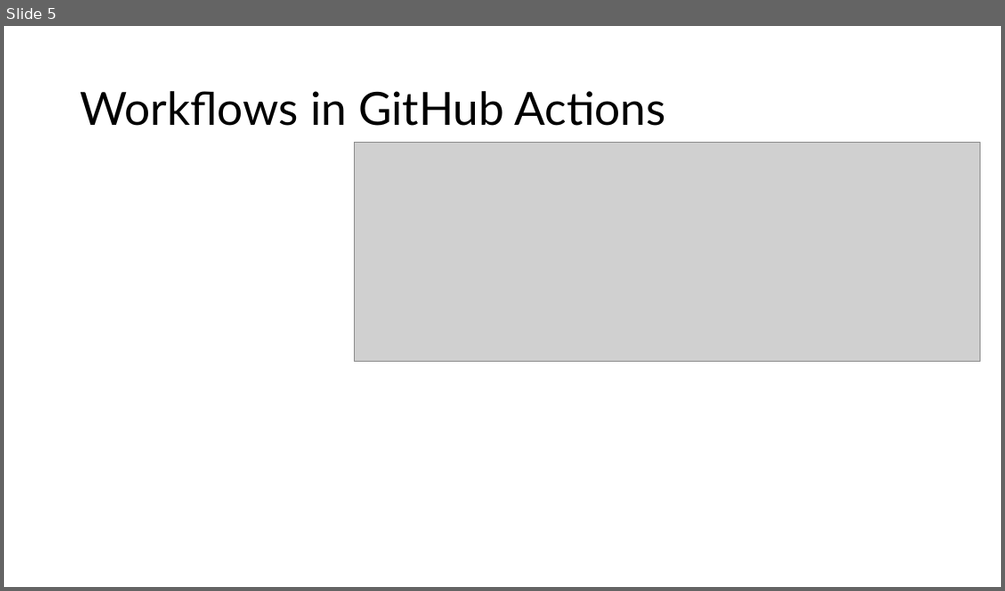
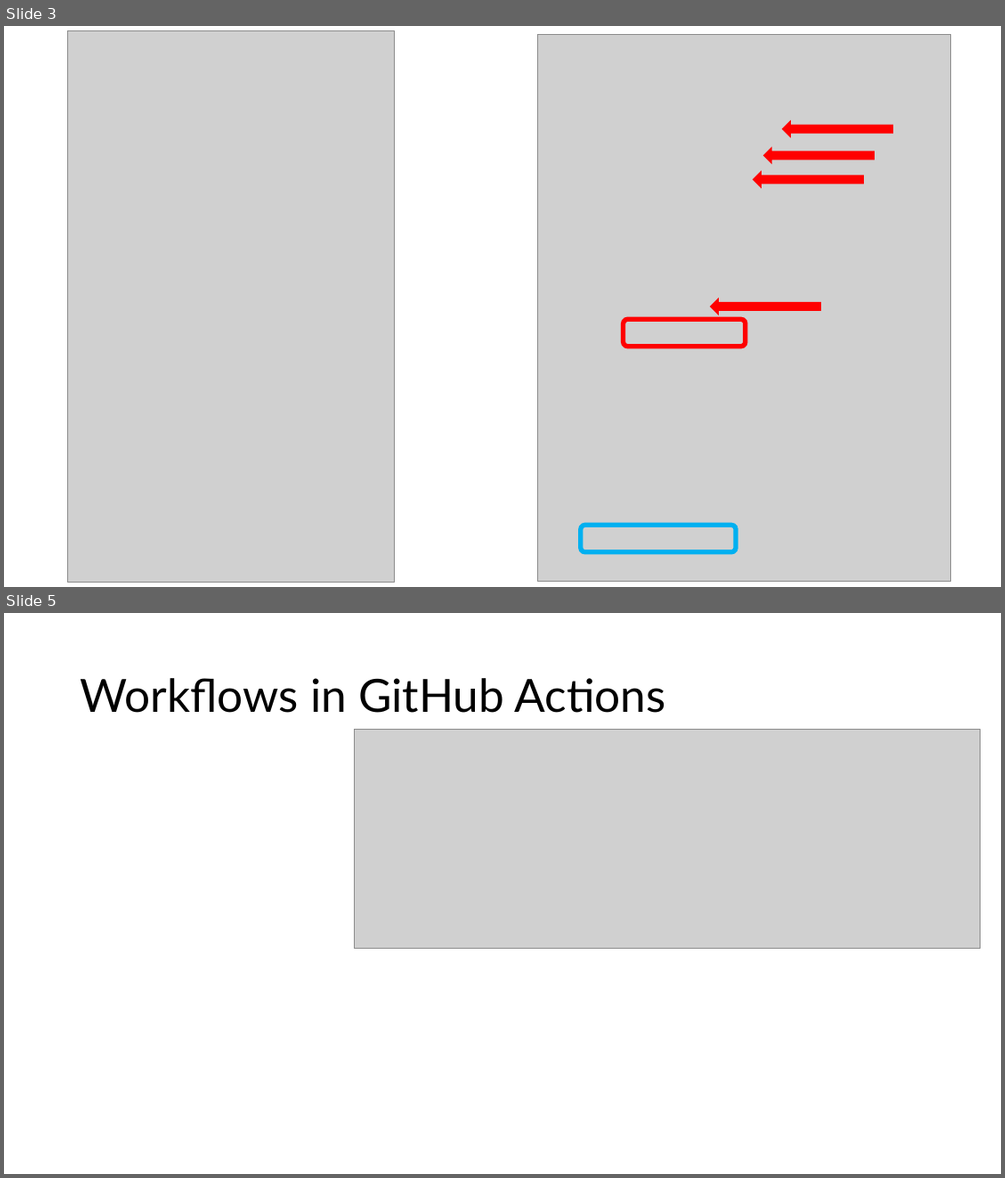
Before and after one commit to haberzdomi/CI-pipeline_project, a slide deck: Präsentation1.pptx. Shown one above the other, each under a label of ours: slide 5 before the commit, slides 3 and 5 after it; the slides between them are not shown. The pictures are 1005x591 and 1005x1178 pixels, drawn with LibreOffice and Linux fonts; fonts in the diff are those of the drawing; grey boxes stand for pictures. Boxes give left, top, right and bottom in pixels: in the first picture for what was removed or moved away, otherwise in the second. Text is boxed around its words. In the diff, an @@ line names an element or a change of style, - is before the commit and + after.

```diff
--- a/Präsentation1.pptx
+++ b/Präsentation1.pptx
@@ slide 3 added at [4,26,1001,587], background #FFFFFF @@
@@ picture added at [67,31,395,581] @@
@@ picture added at [538,34,951,580] @@
@@ left arrow added at [782,120,893,138], fill #FF0000 @@
@@ left arrow added at [763,146,874,164], fill #FF0000 @@
@@ left arrow added at [752,170,864,188], fill #FF0000 @@
@@ rounded rectangle added at [623,319,745,346], outline #FF0000 4.5 pt @@
@@ left arrow added at [710,297,821,315], fill #FF0000 @@
@@ rounded rectangle added at [581,524,736,552], outline #00B0F0 4.5 pt @@
```
Also in this commit, not shown: 4 slides changed, 1 slide removed.
